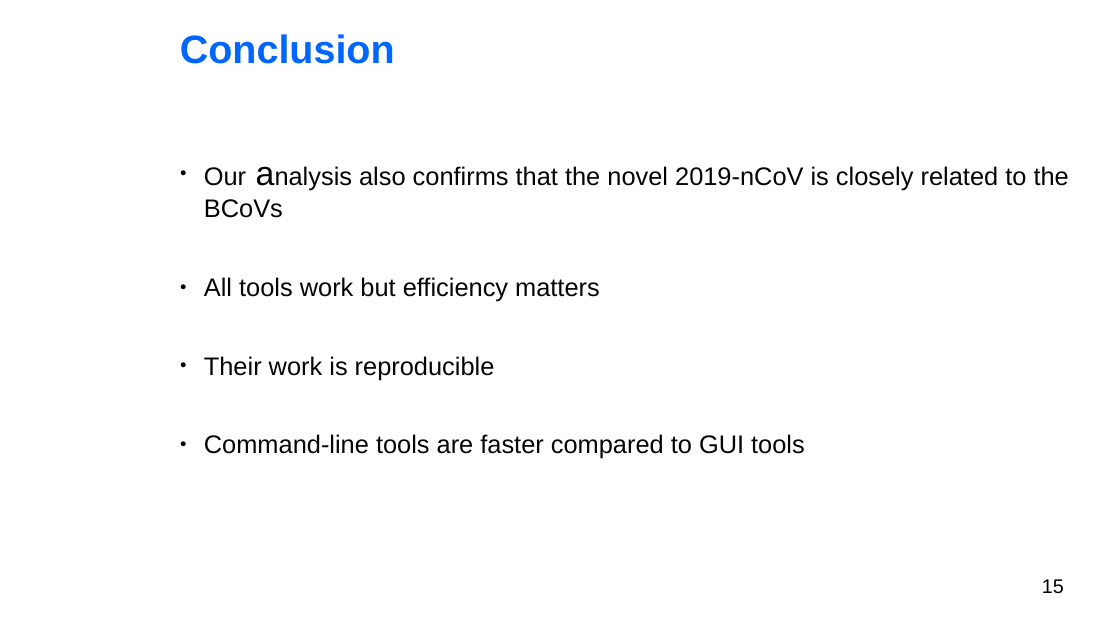
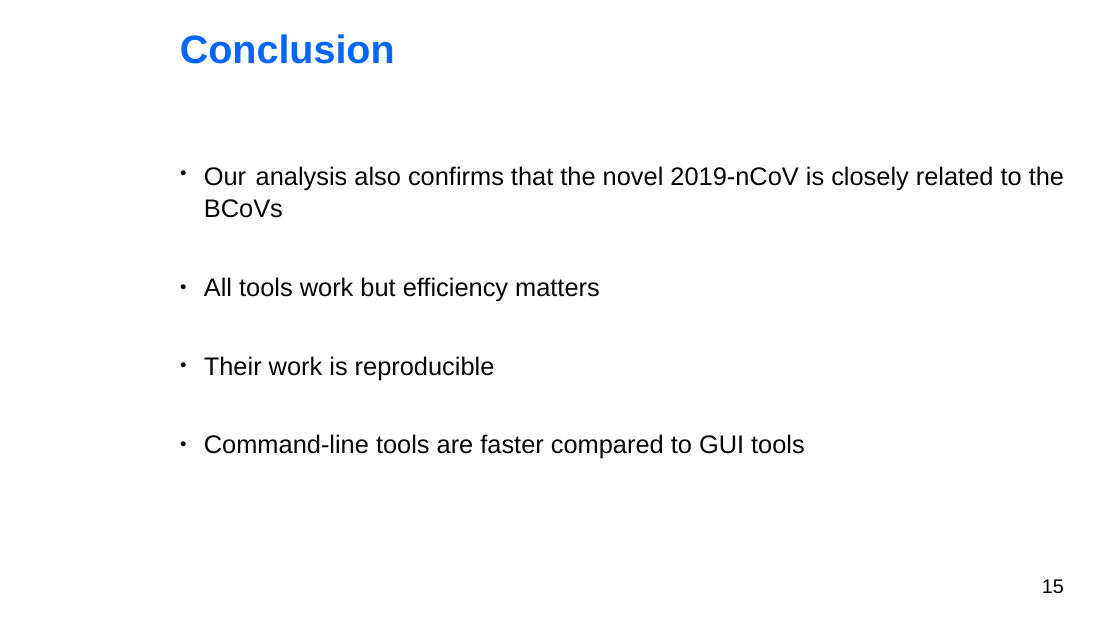
Before and after one commit to BryanAbuchery/Group_Project, a slide deck: slide 15 of Group_presentation.odp. Drawn at 1120x630 pixels with LibreOffice and Linux fonts; fonts in the diff are those of the drawing; background and template pictures are left out. Boxes give left, top, right and bottom in pixels: in the first picture for what was removed or moved away, otherwise in the second. Text is boxed around its words. In the diff, an @@ line names an element or a change of style, - is before the commit and + after.

```diff
--- a/Group_presentation.odp
+++ b/Group_presentation.odp
@@ text at (204, 166, 1064, 218): size 24 to 18 pt in "analysis" @@
```
Also in this commit, not shown: 4 other slides changed.
